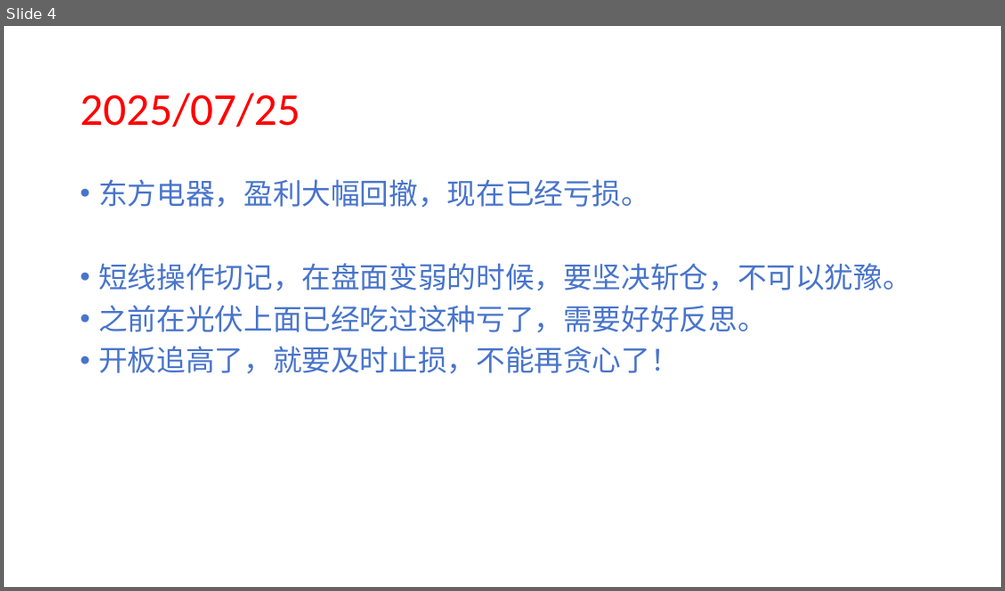
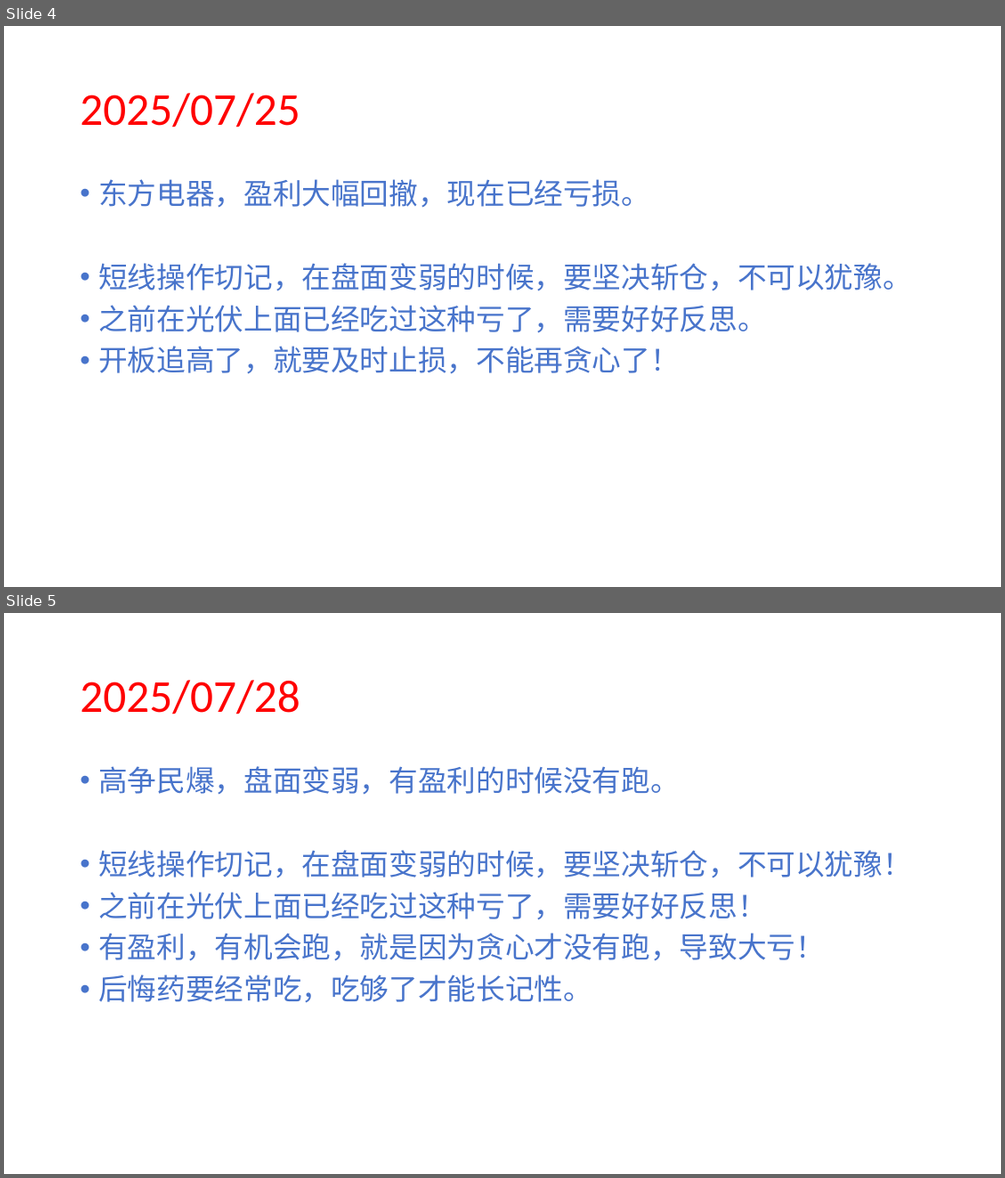
Before and after one commit to 873459621/FFMPEG, a slide deck: 投资反思.pptx. Shown one above the other, each under a label of ours: slide 4 before the commit, slides 4 and 5 after it. The pictures are 1005x591 and 1005x1178 pixels, drawn with LibreOffice and Linux fonts; fonts in the diff are those of the drawing. Boxes give left, top, right and bottom in pixels: in the first picture for what was removed or moved away, otherwise in the second. Text is boxed around its words. In the diff, an @@ line names an element or a change of style, - is before the commit and + after.

```diff
--- a/投资反思.pptx
+++ b/投资反思.pptx
@@ slide 5 added at [4, 613, 1001, 1174], background #FFFFFF @@
@@ title added at [80, 680, 300, 714], 44 pt, text #FF0000 @@
+2025/07/28
@@ text added at [98, 766, 911, 1003], 28 pt, text #4874CB @@
+• 高争民爆，盘面变弱，有盈利的时候没有跑。
+• 短线操作切记，在盘面变弱的时候，要坚决斩仓，不可以犹豫！
+• 之前在光伏上面已经吃过这种亏了，需要好好反思！
+• 有盈利，有机会跑，就是因为贪心才没有跑，导致大亏！
+• 后悔药要经常吃，吃够了才能长记性。
```
Also in this commit, not shown: 3 other files.
